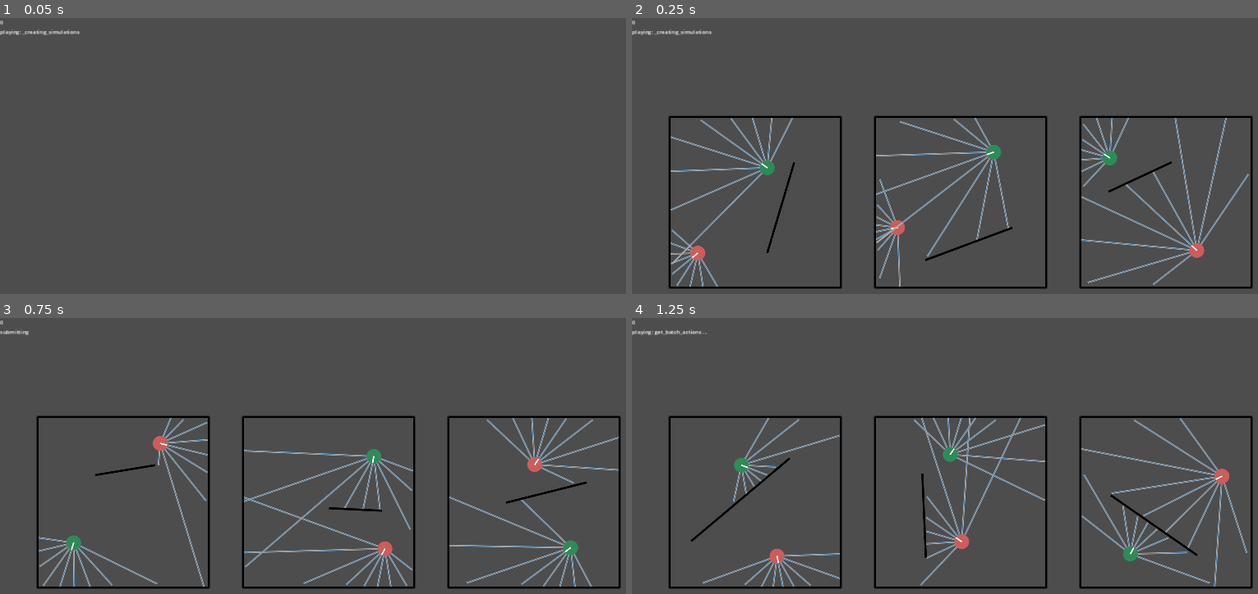
Above: before the commit, frames 1-4 (two rows, left to right).
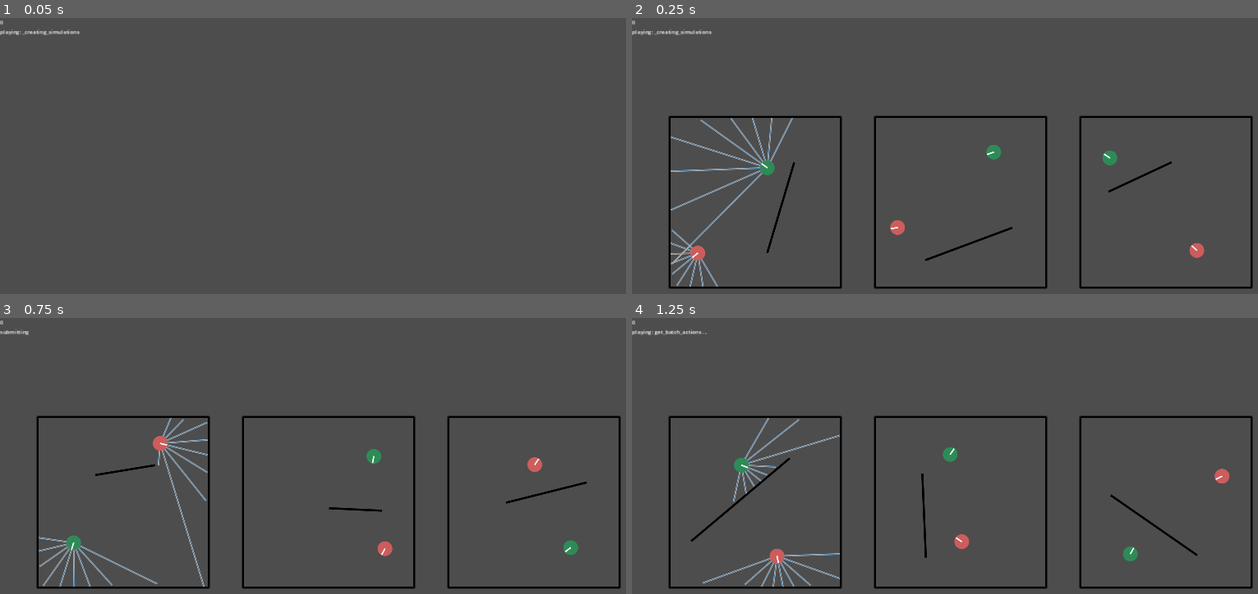
Above: after the commit, the same moments.

Repository: stokatyan/godot-ai
Game: Godot game, scene res://FindCoinGame/FCGEnv.tscn
The game is run twice, just before and just after one commit, with the same random seed, the same clock (stepped at 60 frames per second) and the same inputs.
Inputs:
- Up to frame 1 (0.05 s): no input
- Up to frame 2 (0.25 s): no input
- Up to frame 3 (0.75 s): tap Enter at 0.5 s; hold D from 0.53 s (still down); tap 2 at 0.6 s
- Up to frame 4 (1.25 s): keep holding D; tap Space at 0.77 s

Frame 1 is identical in both runs. In frame 2, 2.3% of the frame differs, in the area x 38-99%, y 36-98%; in frame 3, 2.5%; in frame 4, 2.4%.
Error in both runs: Cannot call method 'poll' on a null value. (res://AI/AIServerTCP.gd:40)

Commit message:
update visualization and stop sim actions when end of game is reached

Diff:
--- a/godot-ai-client/FindCoinGame/FCGEnv.gd
+++ b/godot-ai-client/FindCoinGame/FCGEnv.gd
@@ -15,7 +15,7 @@
 		return
 	for index in range(0, get_number_of_simulations_to_display()):
 		var sim = _sims_to_display[index]
-		_draw_simulation(sim, _display_offsets[index])
+		_draw_simulation(sim, _display_offsets[index], index)
 
 func _input(event):
 	var keyboard_event = event as InputEventKey
@@ -116,7 +116,7 @@
 func get_train_steps(_agent_name: String) -> int:
 	return 100
 
-func _draw_simulation(s: FCGSimulation, offset: Vector2):
+func _draw_simulation(s: FCGSimulation, offset: Vector2, sim_index: int):
 	if s._is_cleaned:
 		return
 
@@ -126,26 +126,27 @@
 		var agent = s._agents[agent_index]
 		var vision_angles = agent.get_vision_angles()
 		var game_state = s.get_state(agent_index)
-		for i in range(vision_angles.size()):
-			var a = vision_angles[i]
-			var wall_depth = game_state[i + 1] # first item is rotation
-			var target_depth = game_state[i + 1 + vision_angles.size()] # first item is rotation
-			target_depth = min(wall_depth, target_depth)
-			var direction = Vector2.from_angle(a)
-			draw_line(
-				agent._position + direction * agent._radius + offset,
-				agent._position + direction * wall_depth * agent.max_vision_distance + direction * agent._radius + offset,
-				Color.DARK_GRAY,
-				3.5,
-				true
-			)
-			draw_line(
-				agent._position + direction * agent._radius + offset,
-				agent._position + direction * target_depth * agent.max_vision_distance + direction * agent._radius + offset,
-				Color.STEEL_BLUE,
-				0.75,
-				true
-			)
+		if sim_index == 0:
+			for i in range(vision_angles.size()):
+				var a = vision_angles[i]
+				var wall_depth = game_state[i + 1] # first item is rotation
+				var target_depth = game_state[i + 1 + vision_angles.size()] # first item is rotation
+				target_depth = min(wall_depth, target_depth)
+				var direction = Vector2.from_angle(a)
+				draw_line(
+					agent._position + direction * agent._radius + offset,
+					agent._position + direction * wall_depth * agent.max_vision_distance + direction * agent._radius + offset,
+					Color.DARK_GRAY,
+					3.5,
+					true
+				)
+				draw_line(
+					agent._position + direction * agent._radius + offset,
+					agent._position + direction * target_depth * agent.max_vision_distance + direction * agent._radius + offset,
+					Color.STEEL_BLUE,
+					0.75,
+					true
+				)
 		# Agent
 		draw_circle(
 			agent._position + offset,
--- a/godot-ai-client/FindCoinGame/FCGSimulation.gd
+++ b/godot-ai-client/FindCoinGame/FCGSimulation.gd
@@ -28,6 +28,8 @@
 var _hero_layer   = 0b0001
 var _target_layer = 0b0010
 var _wall_layer   = 0b0100
+
+var _is_game_over = false
 
 func _init():
 	_reset_prev_actions()
@@ -103,6 +105,7 @@
 	return transform
 
 func new_game(physics_update: Signal) -> bool:
+	_is_game_over = false
 	for body in _inner_wall_bodies:
 		var shape_count = PhysicsServer2D.body_get_shape_count(body)
 		for i in range(shape_count):
@@ -195,10 +198,12 @@
 func is_game_complete(_agent_index: int) -> bool:
 	var val = _agents[0]._position.distance_to(_agents[1]._position) < _agents[0]._radius + _agents[1]._radius
 	if val:
-		pass
+		_is_game_over = true
 	return val
 
 func apply_action(agent_index: int, action_vector: Array[float], callback):
+	if _is_game_over:
+		return
 	var agent = _agents[agent_index]
 	var motion_vector = Vector2(action_vector[0], action_vector[1]) * agent._radius
 	var transform: Transform2D = get_transform(agent._physics_body)
Not shown, changed: godot-ai-client/checkpoints/target.pt
